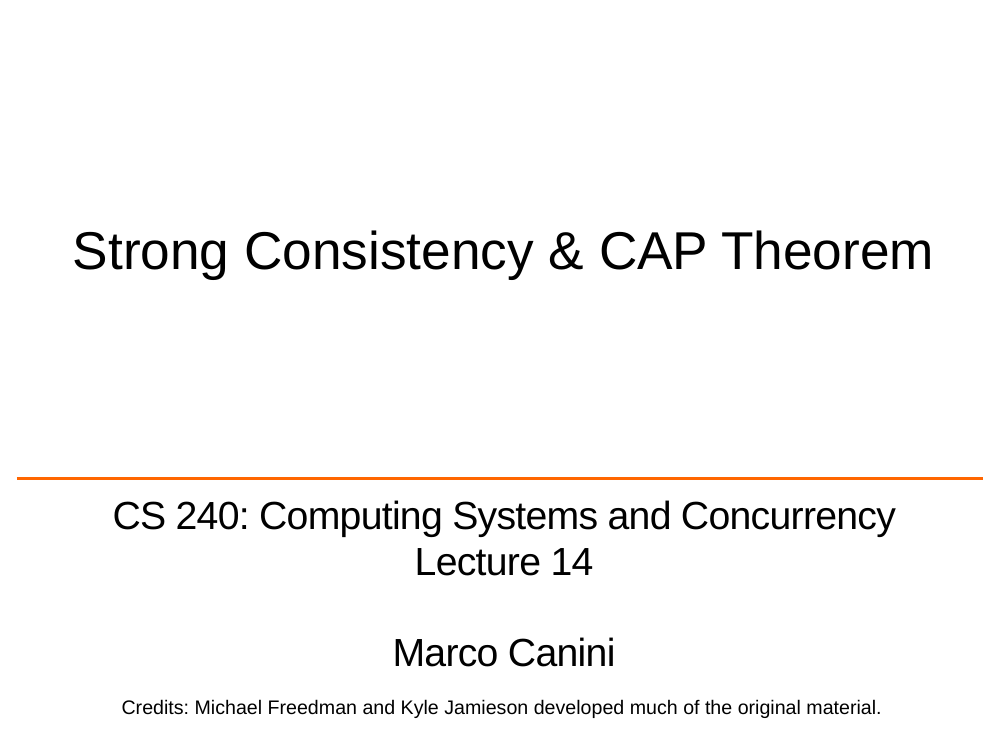
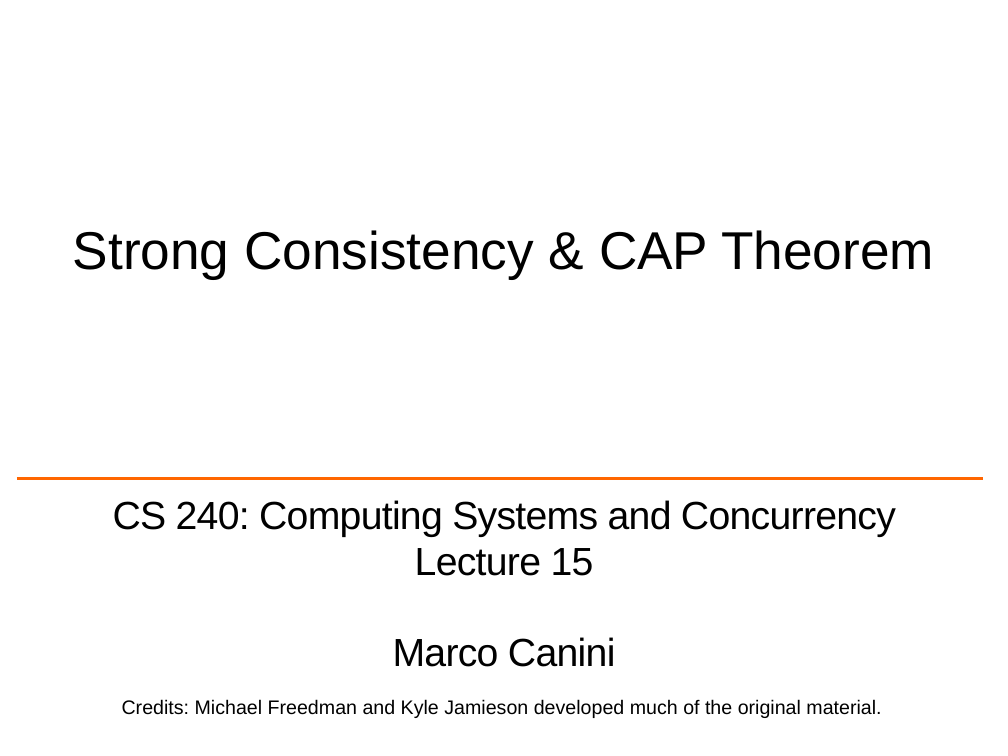
Before and after one commit to mcanini/CS240-F17, a slide deck: slide 1 of slides/L15-strong-cap.pptx. Drawn at 1008x756 pixels with LibreOffice and Linux fonts; fonts in the diff are those of the drawing; background and template pictures are left out. Boxes give left, top, right and bottom in pixels: in the first picture for what was removed or moved away, otherwise in the second. Text is boxed around its words. In the diff, an @@ line names an element or a change of style, - is before the commit and + after.

```diff
--- a/slides/L15-strong-cap.pptx
+++ b/slides/L15-strong-cap.pptx
@@ subtitle at (415,548,594,576): text changed @@
-Lecture 14
+Lecture 15
```
Also in this commit, not shown: 4 other files.
